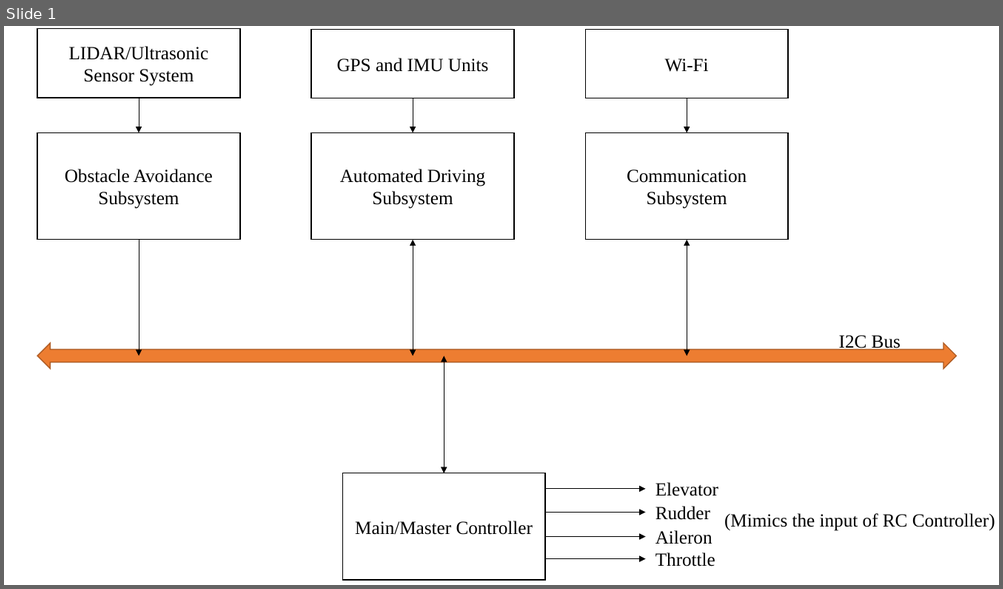
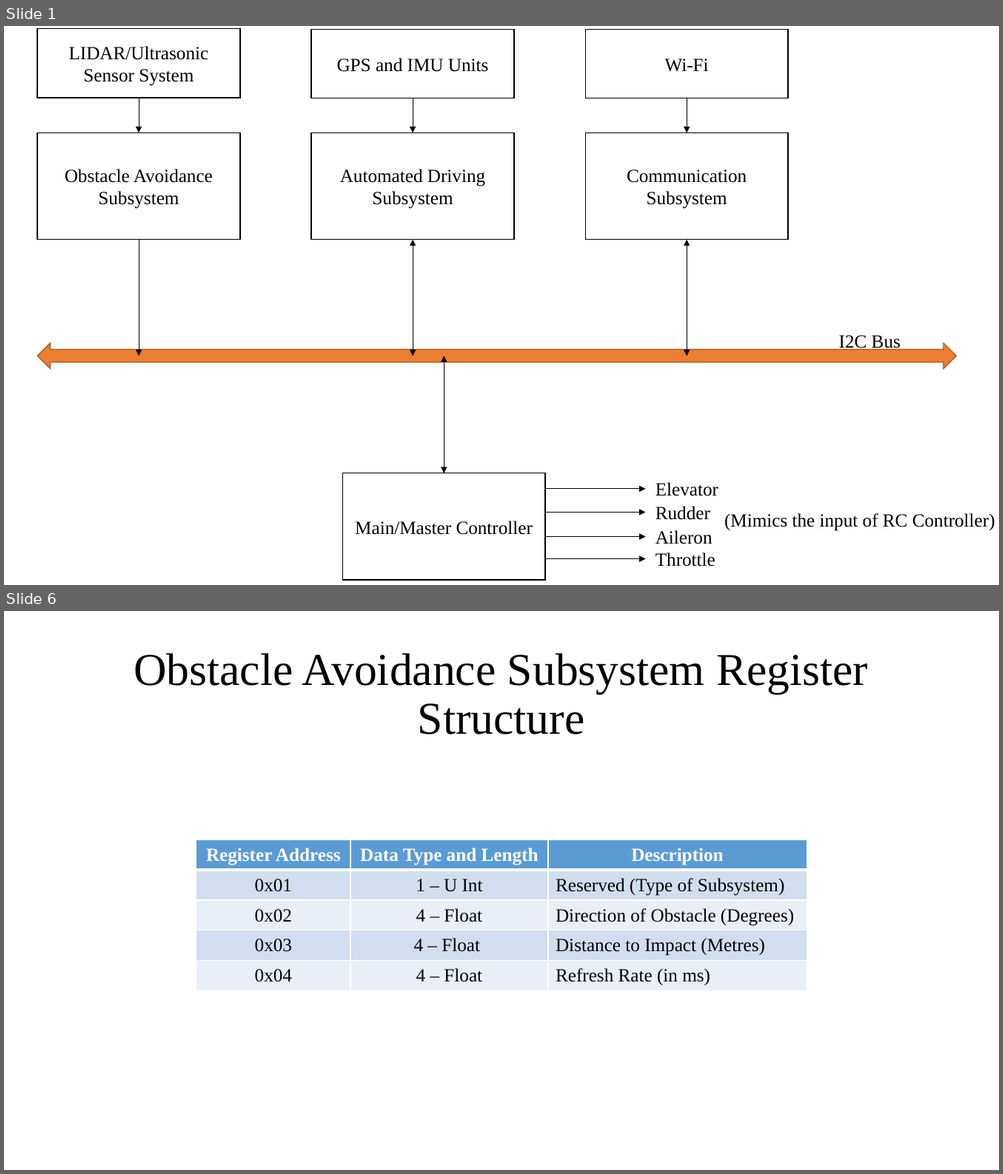
Before and after one commit to jeevaraam/AutoDrone, a slide deck: Documentation/Blocks.pptx. Shown one above the other, each under a label of ours: slide 1 before the commit, slides 1 and 6 after it; the slides between them are not shown. The pictures are 1003x589 and 1003x1174 pixels, drawn with LibreOffice and Linux fonts; fonts in the diff are those of the drawing. Boxes give left, top, right and bottom in pixels: in the first picture for what was removed or moved away, otherwise in the second. Text is boxed around its words. In the diff, an @@ line names an element or a change of style, - is before the commit and + after.

Commit message:
Subsystem Implementation Blocks and Register Structure

```diff
--- a/Documentation/Blocks.pptx
+++ b/Documentation/Blocks.pptx
@@ slide 6 added at (x1=4, y1=611, x2=999, y2=1170), background #FFFFFF @@
@@ title added at (x1=134, y1=653, x2=868, y2=735), 44 pt, text #000000 @@
+Obstacle Avoidance Subsystem Register Structure
@@ table added at (x1=196, y1=840, x2=807, y2=991), 5 rows, 3 columns @@
+Register Address | Data Type and Length | Description
+0x01 | 1 – U Int | Reserved (Type of Subsystem)
+0x02 | 4 – Float | Direction of Obstacle (Degrees)
+0x03 | 4 – Float | Distance to Impact (Metres)
+0x04 | 4 – Float | Refresh Rate (in ms)
```
Also in this commit, not shown: 6 other slides added, 1 other file.
